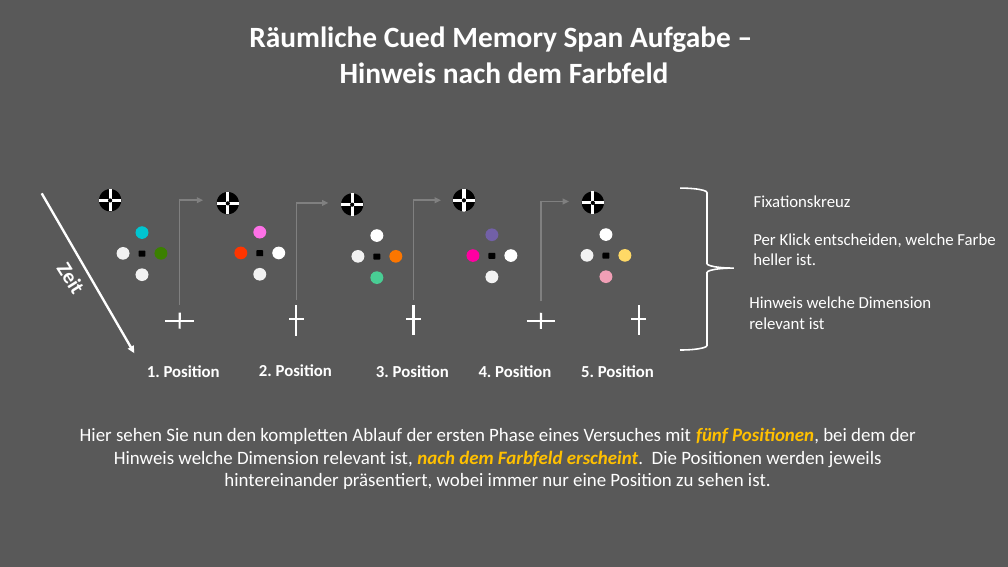
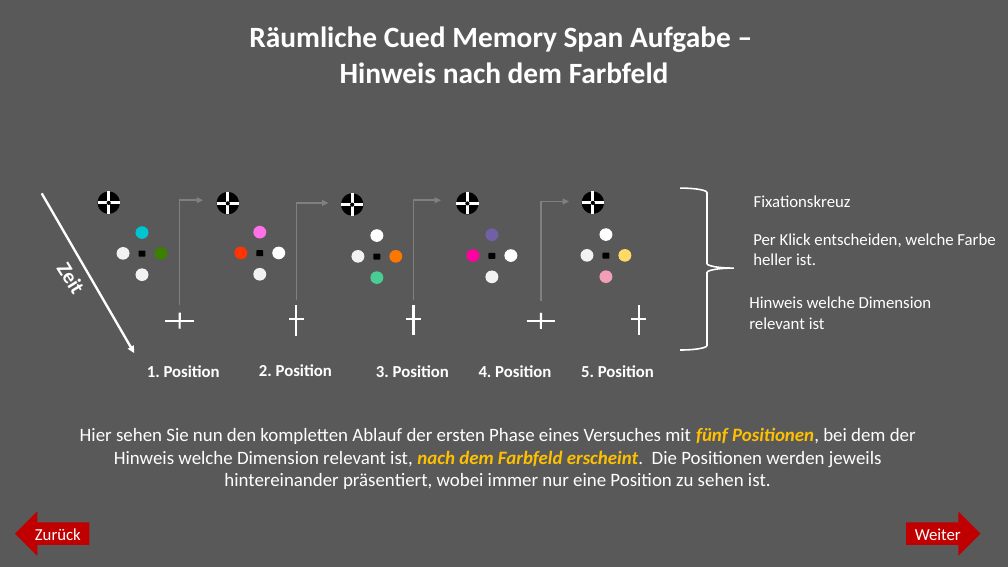
Before and after one commit to jgman86/neurocognitive-psychometrics, a slide deck: slide 8 of M3-ExpSpatial/Instructions/Instructions_spatial.pptx. Drawn at 1008x567 pixels with LibreOffice and Linux fonts; fonts in the diff are those of the drawing. Boxes give left, top, right and bottom in pixels: in the first picture for what was removed or moved away, otherwise in the second. Text is boxed around its words. In the diff, an @@ line names an element or a change of style, - is before the commit and + after.

```diff
--- a/M3-ExpSpatial/Instructions/Instructions_spatial.pptx
+++ b/M3-ExpSpatial/Instructions/Instructions_spatial.pptx
@@ text removed at bbox=[88, 172, 134, 225] @@
-+
@@ text removed at bbox=[441, 174, 487, 228] @@
-+
@@ 2 lines, 1 ellipse: place and size @@
-2 lines, 1 ellipse at bbox=[453, 189, 476, 212]
+2 lines, 1 ellipse at bbox=[457, 192, 479, 215]
@@ left arrow added at bbox=[15, 511, 89, 556], fill #C00000, 16 pt, text #FFFFFF @@
+Zurück
@@ right arrow added at bbox=[907, 511, 981, 556], fill #C00000, 16 pt, text #FFFFFF @@
+Weiter
```
Also in this commit, not shown: 9 other slides changed, 3 other files.
